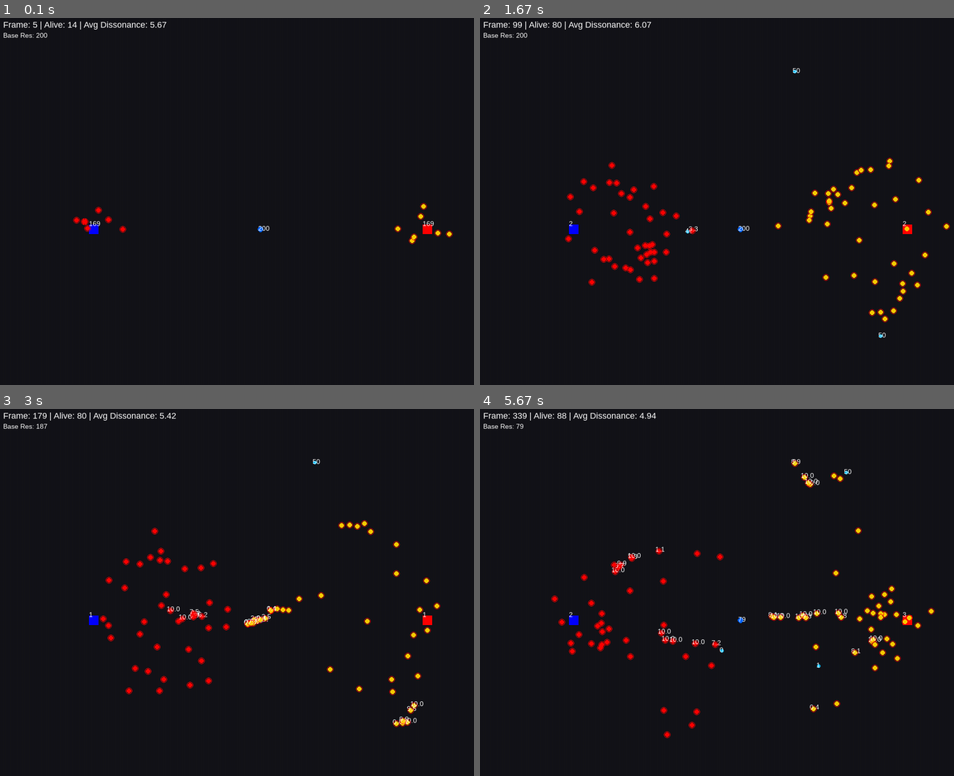
Above: before the commit, frames 1-4 (two rows, left to right).
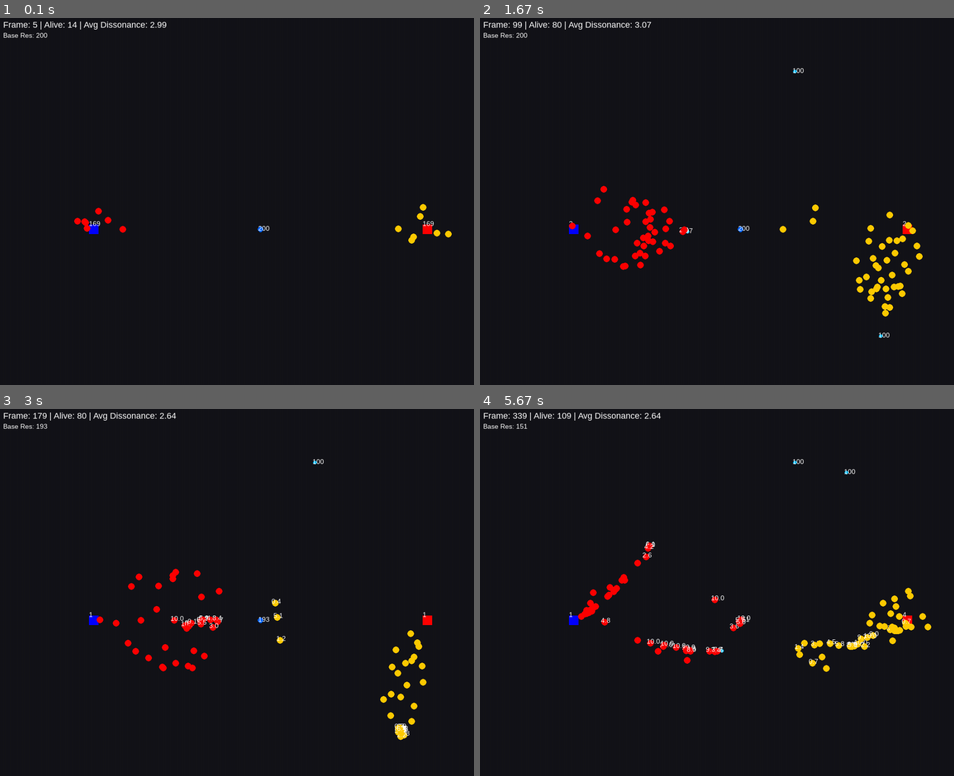
Above: after the commit, the same moments.

Repository: Christophe-RCC/manifeste-mrcc-conscience-dissonance-systeme
Game: pygame game, started from Code-python/Emergent_behavior_via_physics_V1_pygame.py
The game is run twice, just before and just after one commit, with the same random seed, the same clock (stepped at 60 frames per second) and the same inputs.
Inputs:
- Up to frame 1 (0.1 s): no input
- Up to frame 2 (1.67 s): no input
- Up to frame 3 (3 s): no input
- Up to frame 4 (5.67 s): no input

The runs differ from the first frame. In frame 1, 0.2% of the frame differs, in the area x 15-96%, y 1-62%; in frame 2, 3.1%; in frame 3, 2.9%; in frame 4, 3.8%, in the area x 7-96%, y 0-90%.

Commit message:
Update Emergent_behavior_via_physics_V1_pygame.py
fixed once for good problème with "pos" giving "wrong" value
changed parameters to make the simulation more dynamic

Diff:
--- a/Code-python/Emergent_behavior_via_physics_V1_pygame.py
+++ b/Code-python/Emergent_behavior_via_physics_V1_pygame.py
@@ -30,27 +30,27 @@
 DT = 0.1                          # Pas de temps (delta time) pour la précision physique
 ETA = 2.0                         # Facteur d'inertie temporelle (vitesse de réponse)
 TAU = 0.3                         # Constante de relaxation (dissipation d'énergie)
-SIGMA_NOISE = 0.12                # Amplitude du bruit stochastique (imprévisibilité quantique)
+SIGMA_NOISE = 0.13                # Amplitude du bruit stochastique (imprévisibilité quantique)
 METABOLIC_COST = 0.03             # Coût énergétique de base (maintenance vitale)
-HUNGER_PENALTY = 6.0              # Pénalité de dissonance liée à la faim
+HUNGER_PENALTY = 3.0              # Pénalité de dissonance liée à la faim
 OVERLOAD_POWER = 3.0              # Puissance de la surcharge (effet non-linéaire de saturation)
 OVERLOAD_BASE = 10.0               # Capacité maximale de l'inventaire (seuil de saturation)
-CONFLICT_RISK = 1.3               # Coefficient de risque perçu en combat (force répulsive)
+CONFLICT_RISK = 1.5               # Coefficient de risque perçu en combat (force répulsive)
 CONFLICT_GAIN = 1.1               # Coefficient de gain potentiel en combat (motivation à attaquer)
 COUPLING_STRENGTH = 6.0           # Force de lien empathique vers sa propre base
 STORAGE_BENEFIT = 10.0            # Réduction de dissonance (joie) au dépôt de ressources
 RESOURCE_COST_GENERATION = 5.0    # Coût en ressources pour créer un nouvel agent
 RESOURCE_DEPLETION_RATE_BASE = 0.02 # Taux de dégradation naturelle des ressources de la base
 MAX_AGENTS_PER_BASE = 100           # Nombre maximal d'agents supportés par une base
-RESOURCE_SPAWN_RATE = 0.5        # Probabilité d'apparition d'une nouvelle ressource secondaire
-MAX_SUB_RESOURCES = 50             # Nombre maximum de ressources secondaires actives
-D_THRESHOLD = 0.5                 # Seuil de dissonance critique (bascule en mode survie)
-MEMORY_DECAY = 0.05                # Taux d'effacement des traces de la mémoire collective
-COLLECTIVE_THRESHOLD = 0.3        # Seuil pour activer les effets de mémoire de groupe
+RESOURCE_SPAWN_RATE = 10.0        # Probabilité d'apparition d'une nouvelle ressource secondaire
+MAX_SUB_RESOURCES = 100             # Nombre maximum de ressources secondaires actives
+D_THRESHOLD = 0.3                 # Seuil de dissonance critique (bascule en mode survie)
+MEMORY_DECAY = 0.01                # Taux d'effacement des traces de la mémoire collective
+COLLECTIVE_THRESHOLD = 0.5        # Seuil pour activer les effets de mémoire de groupe
 SIGMOID_BETA = 5.0                # Pente de la sigmoïde (brusquerie de la transition d'état)
-STATE_ALPHA = 0.7                 # Facteur de lissage temporel (poids actuel vs passé)
+STATE_ALPHA = 0.9                 # Facteur de lissage temporel (poids actuel vs passé)
 CENTER_X, CENTER_Y = 50.0, 50.0   # Coordonnées du centre d'attraction global de l'univers
-ATTRACTION_STIFFNESS = 0.05       # Raideur de la force d'attraction vers le centre
+ATTRACTION_STIFFNESS = 0.03       # Raideur de la force d'attraction vers le centre
 
 # Échelle pour l'affichage (1 unité monde = 10 pixels écran)
 SCALE = 10.0
@@ -120,7 +120,7 @@
         if current_count < MAX_SUB_RESOURCES and random.random() < 0.02:
             rx = random.uniform(15, 85)
             ry = random.uniform(15, 85)
-            new_res = Resource(rx, ry, amount=50)
+            new_res = Resource(rx, ry, amount=100)
             self.sub_resources.append(new_res)
             self.active_resources.append(new_res)
 
@@ -347,6 +347,18 @@
         self.x += self.vx * DT
         self.y += self.vy * DT
 
+        # --- LIMITES DU MONDE (CLAMP) ---
+        # Empêche les agents de sortir du monde et d'exploser les coordonnées
+        self.x = max(0.0, min(100.0, self.x))
+        self.y = max(0.0, min(100.0, self.y))
+
+        # Sécurité sur la vitesse pour éviter les explosions
+        max_speed = 50.0
+        speed = (self.vx**2 + self.vy**2)**0.5
+        if speed > max_speed:
+            self.vx = (self.vx / speed) * max_speed
+            self.vy = (self.vy / speed) * max_speed
+
         # --- 7. INTERACTIONS ---
 
         # A. Resource Collection
@@ -390,8 +402,9 @@
 
         # --- 8. MEMORY RECORDING ---
         if self.dissonance > D_THRESHOLD:
-            trauma_intensity = (self.dissonance - D_THRESHOLD) * 2.0
-            collective_memory.record_event(self.x, self.y, -1, trauma_intensity)
+            if self.dissonance > COLLECTIVE_THRESHOLD:
+                trauma_intensity = (self.dissonance - D_THRESHOLD) * 2.0
+                collective_memory.record_event(self.x, self.y, -1, trauma_intensity)
 
         if self.inventory > 1.8 and self.dissonance < 0.3:
             joy_intensity = (self.inventory - 1.8) * 3.0
@@ -490,28 +503,39 @@
 
     # Dessiner les agents et leurs trajectoires
     for agent in agents:
-        # SÉCURITÉ : Vérifier que l'agent est actif et que ses coordonnées sont valides
+        # SÉCURITÉ : Vérifier que l'agent est actif
         if not agent.active:
             continue
 
-        # Vérifier que x et y sont des nombres (int ou float)
-        if not isinstance(agent.x, (int, float)) or not isinstance(agent.y, (int, float)):
+        # Vérifier que les coordonnées sont dans le monde (0 à 100)
+        if not (0.0 <= agent.x <= 100.0 and 0.0 <= agent.y <= 100.0):
+            # Si l'agent est hors monde, on le saute (ou on le tue)
             continue
 
+        # Vérifier que ce sont des nombres valides (pas inf, nan)
+        if not (isinstance(agent.x, (int, float)) and isinstance(agent.y, (int, float))):
+            continue
+        if np.isnan(agent.x) or np.isnan(agent.y) or np.isinf(agent.x) or np.isinf(agent.y):
+            continue
+
         pos = world_to_screen(agent.x, agent.y)
 
-        # Vérifier que pos est bien un tuple de deux nombres
-        if not (isinstance(pos, tuple) and len(pos) == 2 and all(isinstance(coord, (int, float)) for coord in pos)):
+        # Double vérification sur le résultat de la conversion écran
+        if not (0 <= pos[0] <= WIDTH and 0 <= pos[1] <= HEIGHT):
             continue
 
         # Trajectoire (trace légère)
         if len(agent.history_x) > 1:
-            pts = [world_to_screen(x, y) for x, y in zip(agent.history_x, agent.history_y)]
-            if len(pts) > 1:
-                pygame.draw.lines(screen, agent.color, False, pts, 1)
+            # Filtrer les points hors écran pour éviter les crashs sur les lignes
+            valid_pts = []
+            for x, y in zip(agent.history_x, agent.history_y):
+                if 0.0 <= x <= 100.0 and 0.0 <= y <= 100.0:
+                    valid_pts.append(world_to_screen(x, y))
+            if len(valid_pts) > 1:
+                pygame.draw.lines(screen, agent.color, False, valid_pts, 1)
 
         # Agent (cercle)
-        pygame.draw.circle(screen, agent.color, (pos[0], pos[1]), 5)
+        pygame.draw.circle(screen, agent.color, pos, 7)
 
         # Inventaire
         if agent.inventory > 0.1:
@@ -519,8 +543,8 @@
             screen.blit(txt, (pos[0] - 8, pos[1] - 12))
 
         # Alert dissonance
-        if agent.dissonance > agent.seuil_critique:
-            pygame.draw.circle(screen, (255, 0, 0), (pos[0], pos[1]), 7, 1) # Anneau rouge
+        # if agent.dissonance > agent.seuil_critique:
+        #    pygame.draw.circle(screen, (255, 0, 0), pos, 7)
 
     # Interface (HUD)
     hud_text = f"Frame: {frame} | Alive: {alive_count} | Avg Dissonance: {avg_d:.2f}"
